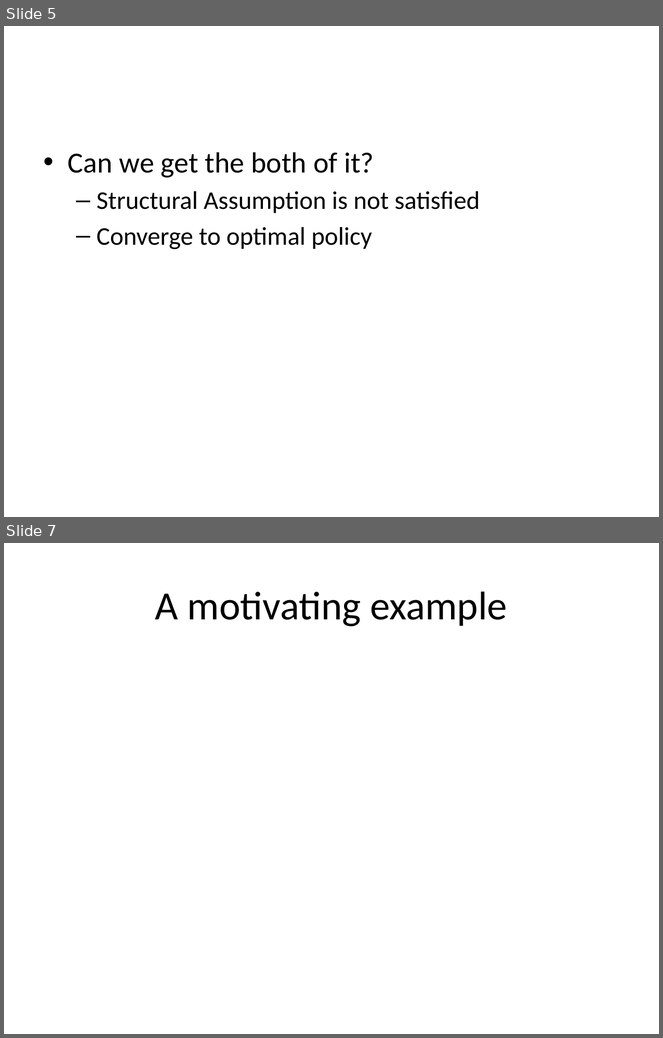
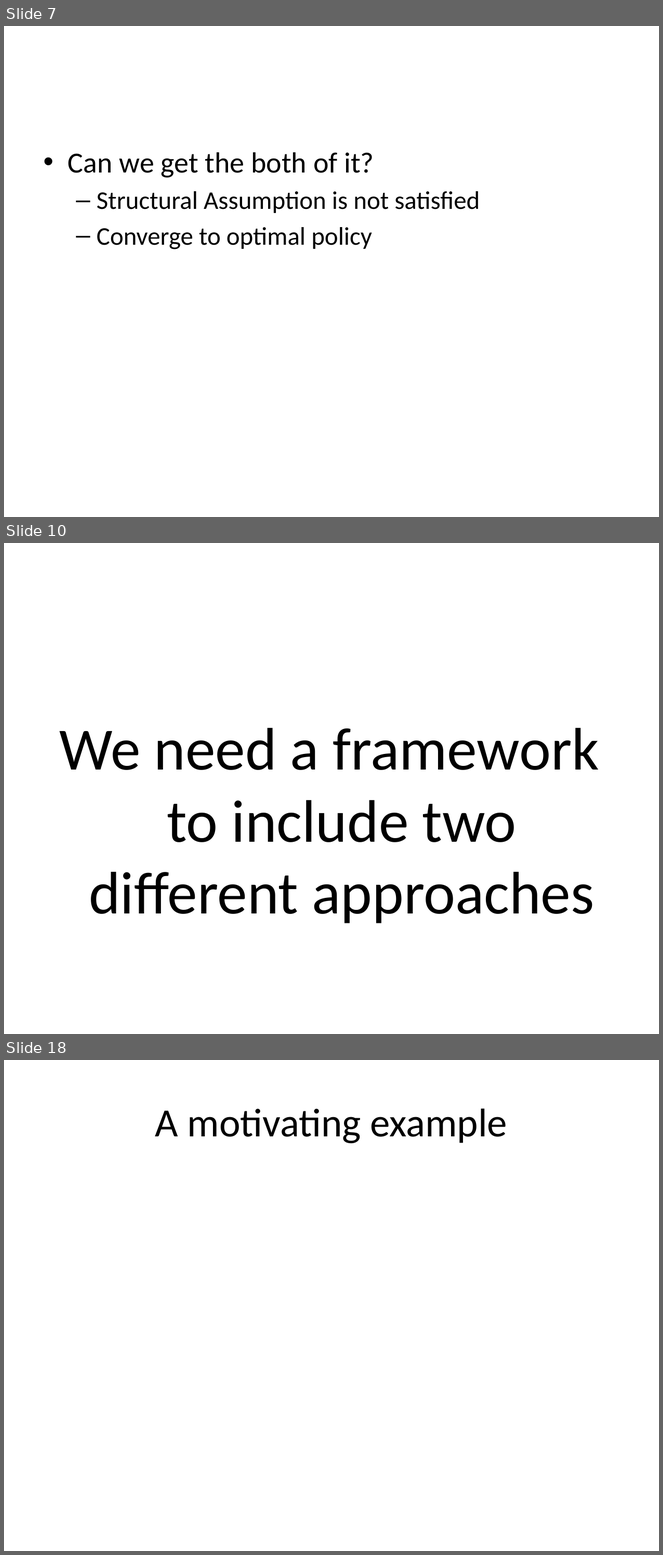
Before and after one commit to lono175/Thesis, a slide deck: OptimalPlanning.pptx. Shown one above the other, each under a label of ours: slides 5 and 7 before the commit, slides 7, 10 and 18 after it; the slides between them are not shown. The pictures are 663x1038 and 663x1555 pixels, drawn with LibreOffice and Linux fonts; fonts in the diff are those of the drawing. Boxes give left, top, right and bottom in pixels: in the first picture for what was removed or moved away, otherwise in the second. Text is boxed around its words. In the diff, an @@ line names an element or a change of style, - is before the commit and + after.

```diff
--- a/OptimalPlanning.pptx
+++ b/OptimalPlanning.pptx
@@ slide 10 added at <box>4,543,659,1034</box>, background #FFFFFF @@
@@ text added at <box>60,728,599,924</box>, 66 pt, text #000000 @@
+We need a framework to include two different approaches
@@ what was slide 5 is now slide 7 @@
@@ what was slide 7 is now slide 18 @@
```
Also in this commit, not shown: 10 slides changed, 25 other slides added, 1 slide removed.
